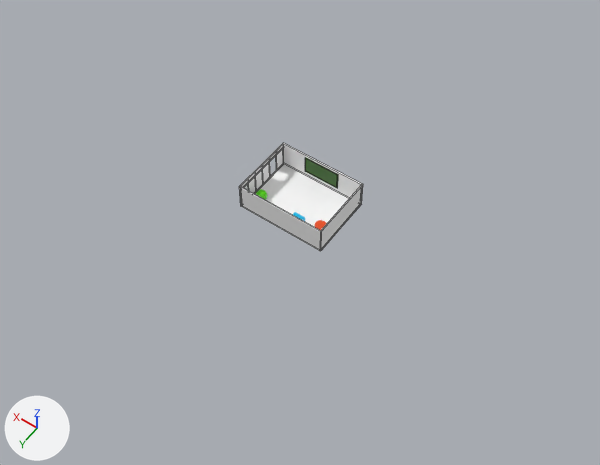
Renders of the Blender file resources/Figures.blend from each side of a commit.
Rendered twice from a 50 mm lens placed at (-25.7, 36.1, 53.0), pointed at (-1.3, 2.0, -0.6). The axes (+X, +Y, +Z) are drawn at lower left. The lights are the same throughout. Mesh edges are drawn as thin lines on the coarser meshes.

Names of what the first picture shows: 'Board', 'Ground', 'Walls'.
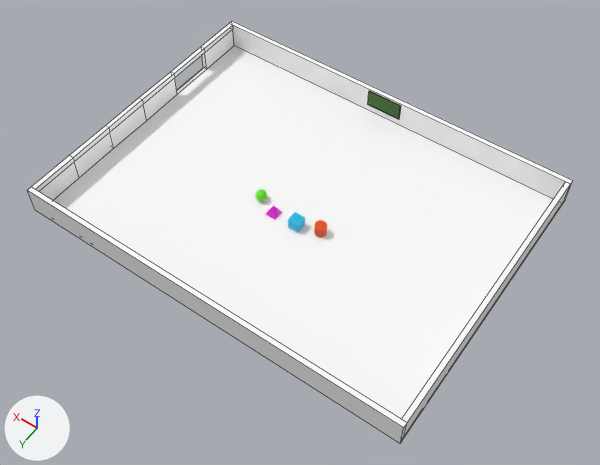
Where the newer file only moved an object's origin or applied its transform, the numbers keep the older frame.

Boxes (x1, y1, x2, y2) around the edits, measured in the pictures (600 x 465 px):
'Ground', reshaped
    before: (255, 164, 349, 227)
    after: (53, 46, 553, 419)
'Walls', reshaped (338% wider, 288% taller)
    before: (239, 143, 363, 251)
    after: (27, 21, 573, 443)
'Board', mesh rescaled
    before: (305, 158, 338, 188)
    after: (368, 91, 401, 120)

Patch to the scene script:
```diff
--- a/resources/Figures.blend.py
+++ b/resources/Figures.blend.py
@@ me_ground @@
 me_ground.from_pydata(...)  # 4 vertices, 1 face; spans x -1.0..1.0, y -1.0..1.0, z 0.0
 # used by ob_ground; location = (0.0, 0.0, 0.0); scale = (4.0, 3.0, 1.0)
-me_ground.vertices[0].co = (-1.0, -1.0, 0.0)  # pixel (361, 204)
-me_ground.vertices[1].co = (1.0, -1.0, 0.0)
-me_ground.vertices[2].co = (-1.0, 1.0, 0.0)  # pixel (320, 251)
-me_ground.vertices[3].co = (1.0, 1.0, 0.0)  # pixel (240, 206)
+# me_ground part 1
+me_ground.vertices[0].co = (-4.38, -4.33, 0.0)  # pixel (563, 201)
+me_ground.vertices[1].co = (4.38, -4.33, 0.0)
+me_ground.vertices[2].co = (-4.38, 4.33, 0.0)  # pixel (400, 441)
+me_ground.vertices[3].co = (4.38, 4.33, 0.0)
 me_ground.materials.append(mat_wallsmaterial)
@@ me_board @@
 me_board.from_pydata(...)  # 16 vertices, 14 faces; spans x -1.64..1.64, y 3.31..5.31, z -1.9..1.39
 # used by ob_board; location = (0.0, -3.0, 1.5); scale = (1.0, 0.0267, 0.5)
+# me_board part 2: the whole mesh is scaled about its middle by (1, 0.935, 1), then moved by (0.0, -367.52, 0.25)
 me_board.materials.append(mat_material_005)
@@ me_walls @@
 me_walls.from_pydata(...)  # 58 vertices, 59 faces; spans x -1.0..1.0, y -60.0..60.0, z 0.0..2.0
 # used by ob_walls; location = (0.0, 0.0, 0.0); scale = (4.0, 0.05, 1.25)
+# me_walls part 3: the whole mesh is multiplied about its middle by the matrix ((4.393, 0.0, 0.0), (0.0, 4.393, 0.0), (0.0, 0.0, 1.0))
 me_walls.materials.append(mat_wallsmaterial)
```
